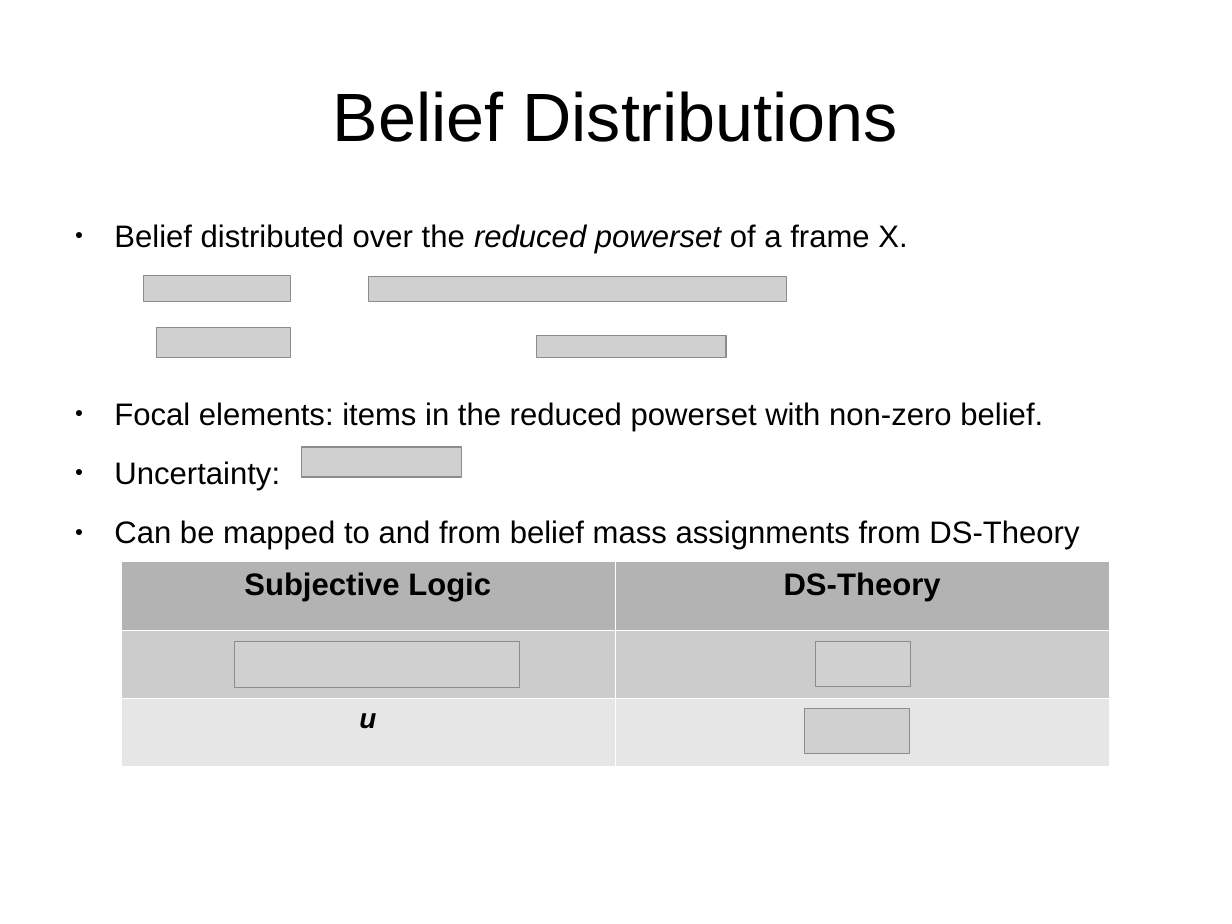
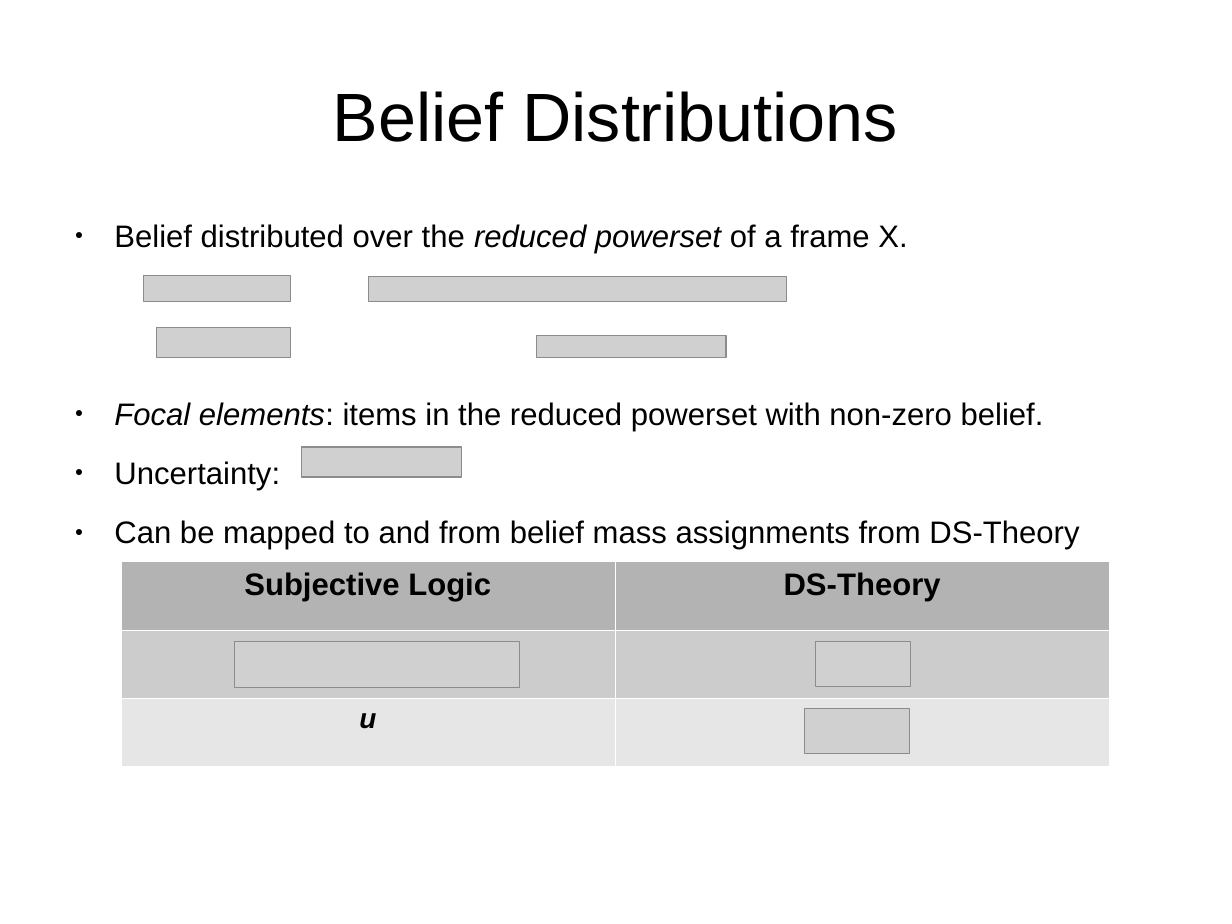
Before and after one commit to bstamour/SLHS, a slide deck: slide 11 of docs/proposal-from-bob.odp (slide 14 before the commit). Drawn at 1232x924 pixels with LibreOffice and Linux fonts; fonts in the diff are those of the drawing; grey boxes stand for pictures. Boxes give left, top, right and bottom in pixels: in the first picture for what was removed or moved away, otherwise in the second. Text is boxed around its words. In the diff, an @@ line names an element or a change of style, - is before the commit and + after.

```diff
--- a/docs/proposal-from-bob.odp
+++ b/docs/proposal-from-bob.odp
@@ text at [114, 402, 1044, 431]: italic on in "Focal elements:" @@
```
Also in this commit, not shown: 5 other slides changed, 1 slide added, 3 slides removed.
